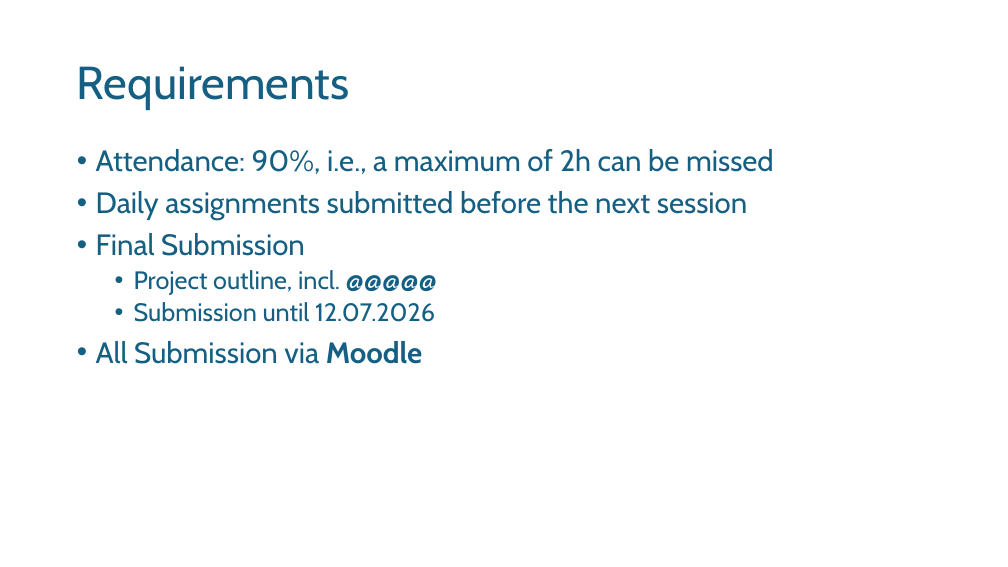
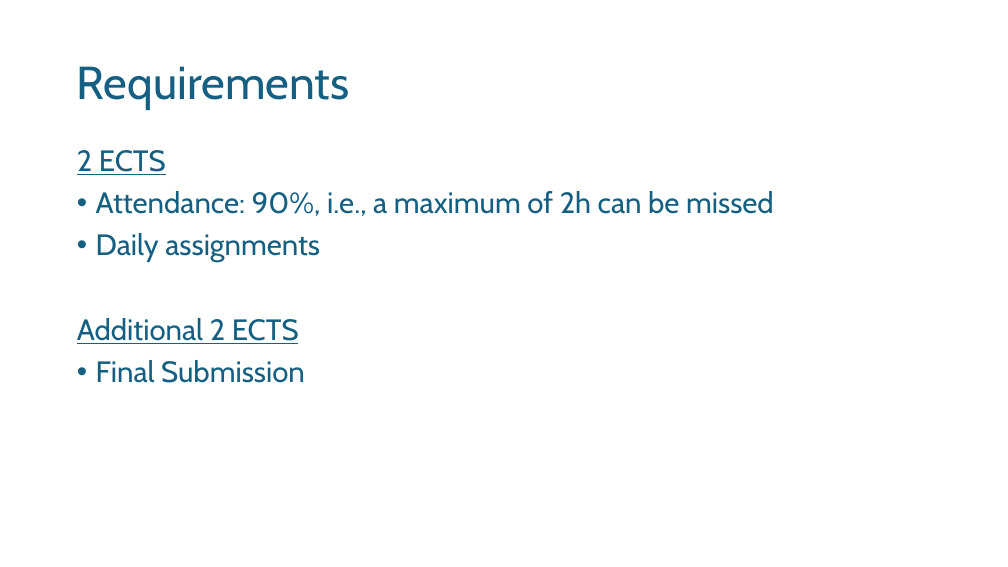
Before and after one commit to noellelebe/methodsNET_vlop-course-materials, a slide deck: slide 6 of slides/day1_intro.pptx (slide 7 before the commit). Drawn at 1008x567 pixels with LibreOffice and Linux fonts; fonts in the diff are those of the drawing; background and template pictures are left out. Boxes give left, top, right and bottom in pixels: in the first picture for what was removed or moved away, otherwise in the second. Text is boxed around its words. In the diff, an @@ line names an element or a change of style, - is before the commit and + after.

```diff
--- a/slides/day1_intro.pptx
+++ b/slides/day1_intro.pptx
@@ text at box(77, 150, 166, 175): paragraph added @@
+2 ECTS
@@ text at box(77, 233, 320, 344): text changed @@
-• Daily assignments submitted before the next session
+• Daily assignments
+Additional 2 ECTS
@@ text at box(96, 270, 435, 364): paragraphs removed @@
-  • Project outline, incl. @@@@@
-  • Submission until 12.07.2026
-• All Submission via Moodle
```
Also in this commit, not shown: 12 other slides changed, 8 slides added, 12 slides removed, 48 other files.
